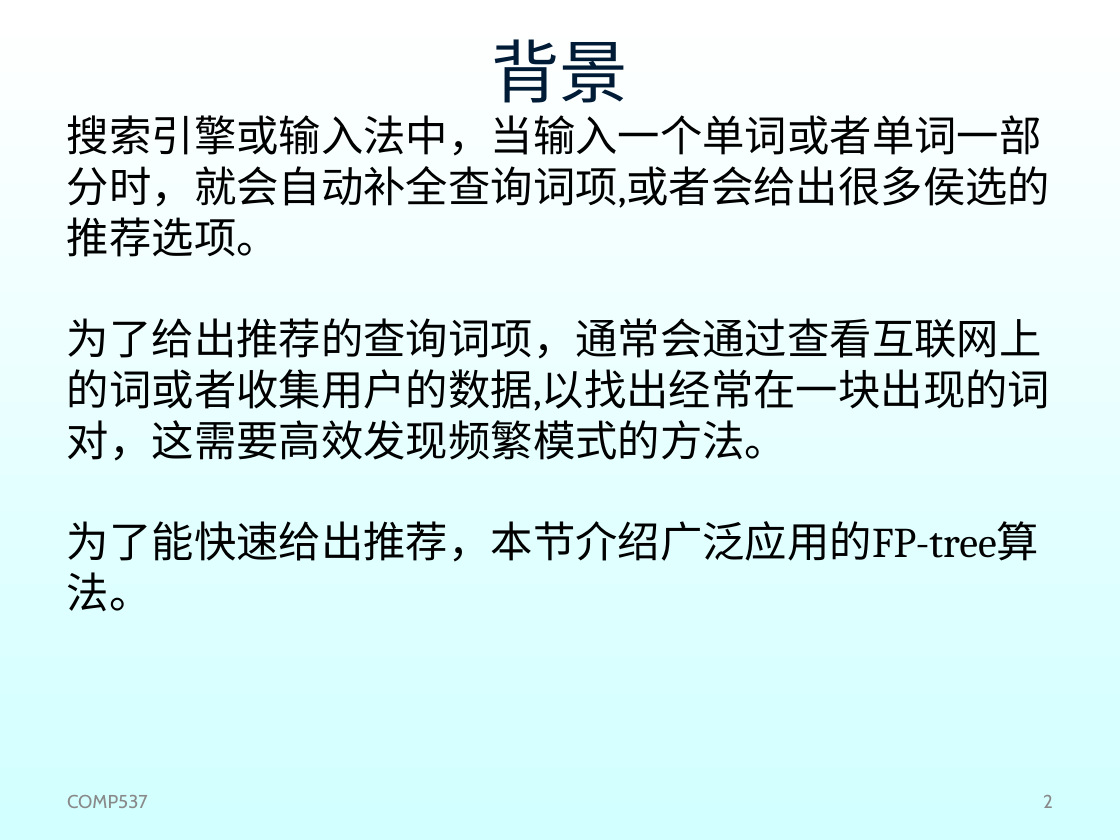
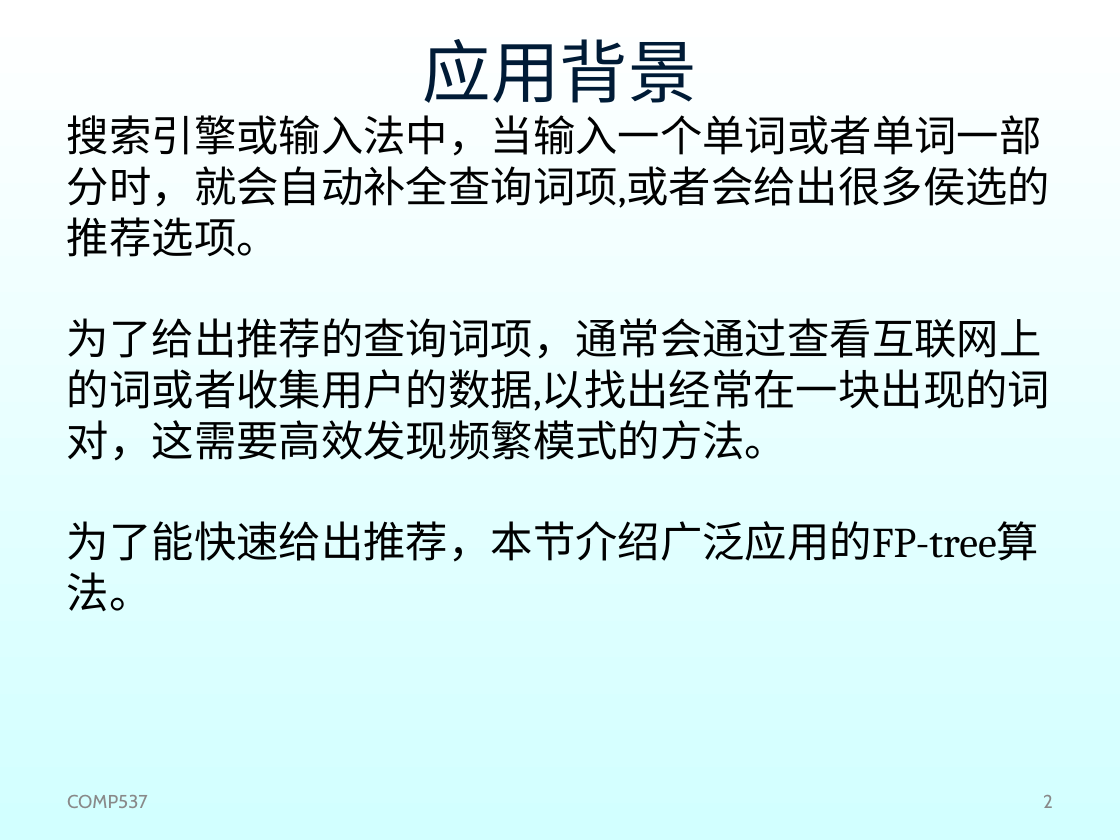
Before and after one commit to shfkuang/shfkuang.github.io, a slide deck: slide 2 of dm/ch3.3.ppt. Drawn at 1120x840 pixels with LibreOffice and Linux fonts; fonts in the diff are those of the drawing; background and template pictures are left out. Boxes give left, top, right and bottom in pixels: in the first picture for what was removed or moved away, otherwise in the second. Text is boxed around its words. In the diff, an @@ line names an element or a change of style, - is before the commit and + after.

```diff
--- a/dm/ch3.3.ppt
+++ b/dm/ch3.3.ppt
@@ title at <box>423,39,697,103</box>: text changed @@
-背景
+应用背景
```
Also in this commit, not shown: 2 other slides changed, 1 other file.
